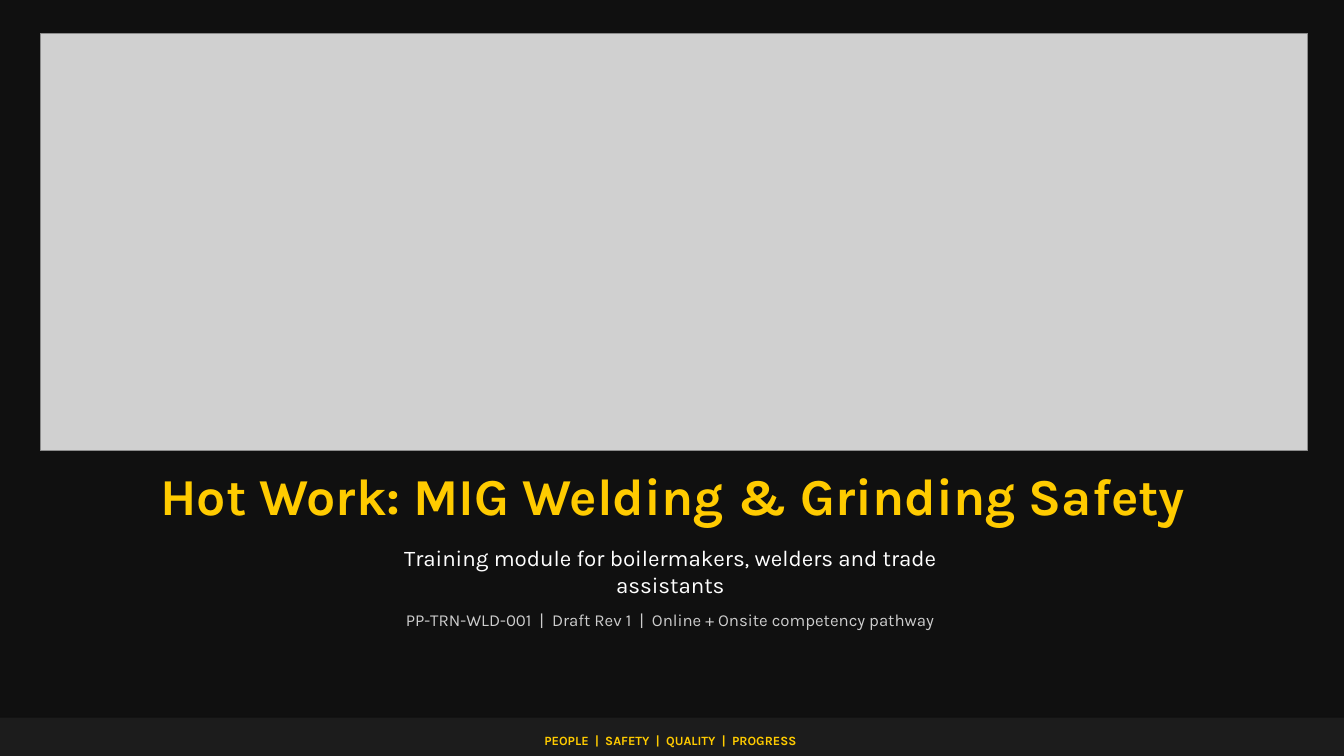
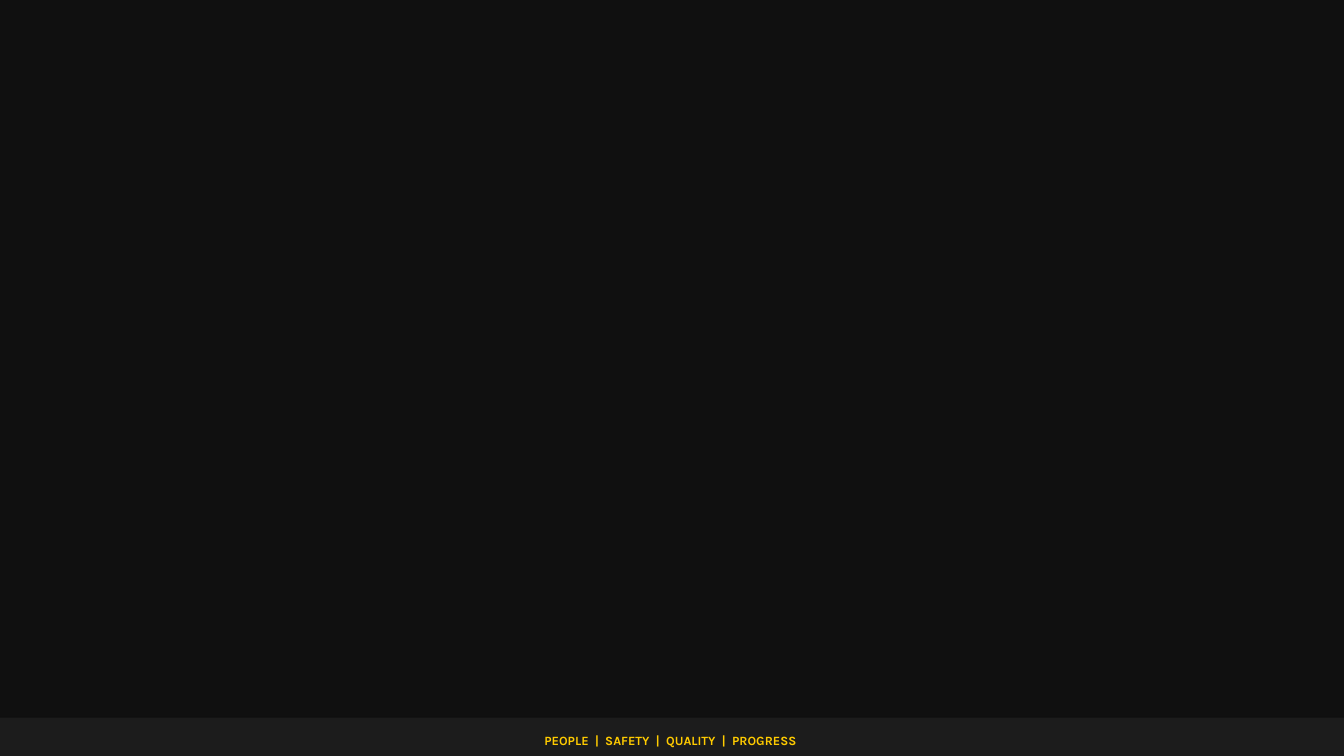
Before and after one commit to jaysonsugpatanjs-hub/jaysonsugpatanjs-hub.github.io, a slide deck: slide 1 of training/ppt/pp-trn-wld-001/source.pptx. Drawn at 1344x756 pixels with LibreOffice and Linux fonts; fonts in the diff are those of the drawing; grey boxes stand for pictures; background and template pictures are left out. Boxes give left, top, right and bottom in pixels: in the first picture for what was removed or moved away, otherwise in the second. Text is boxed around its words. In the diff, an @@ line names an element or a change of style, - is before the commit and + after.

Commit message:
Update hot-work training from revised PowerPoint

```diff
--- a/training/ppt/pp-trn-wld-001/source.pptx
+++ b/training/ppt/pp-trn-wld-001/source.pptx
@@ picture removed at bbox=[40, 33, 1308, 451] @@
@@ text removed at bbox=[160, 478, 1185, 527] @@
-Hot Work: MIG Welding & Grinding Safety
@@ text removed at bbox=[404, 550, 936, 594] @@
-Training module for boilermakers, welders and trade assistants
@@ text removed at bbox=[406, 614, 934, 630] @@
-PP-TRN-WLD-001 | Draft Rev 1 | Online + Onsite competency pathway
```
Also in this commit, not shown: 18 other slides changed, 4 other files.
